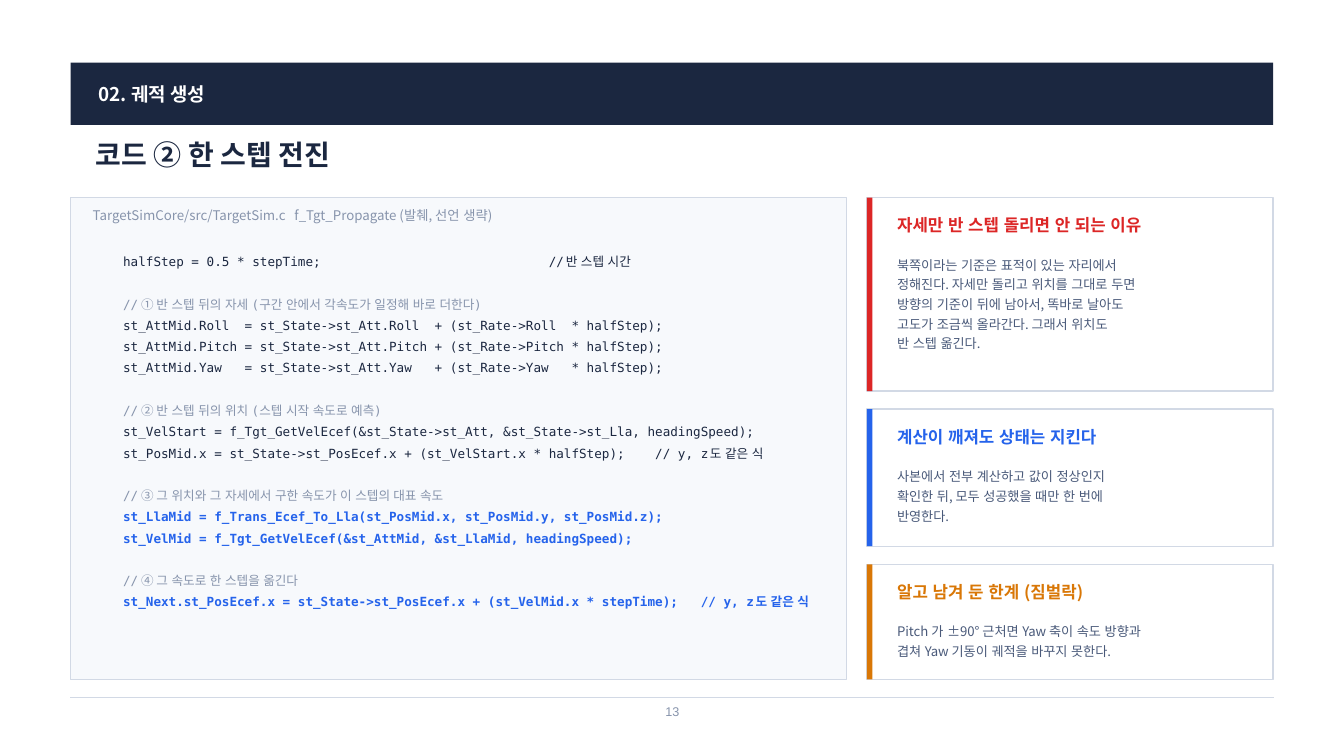
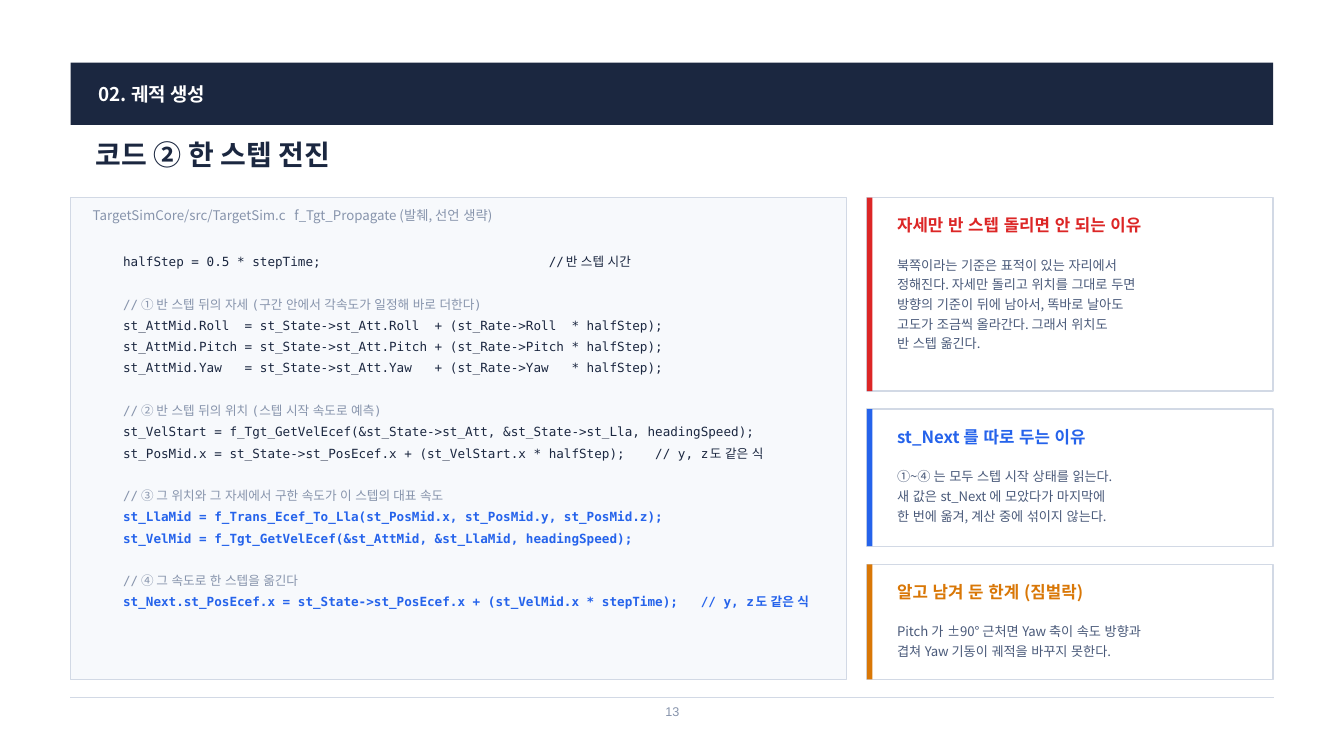
Before and after one commit to harley-hwan/radar-sw-study, a slide deck: slide 13 of Part3_TargetSim/ref/산출물/Chapter3_TargetSim.pptx. Drawn at 1344x756 pixels with LibreOffice and Linux fonts; fonts in the diff are those of the drawing. Boxes give left, top, right and bottom in pixels: in the first picture for what was removed or moved away, otherwise in the second. Text is boxed around its words. In the diff, an @@ line names an element or a change of style, - is before the commit and + after.

```diff
--- a/Part3_TargetSim/ref/산출물/Chapter3_TargetSim.pptx
+++ b/Part3_TargetSim/ref/산출물/Chapter3_TargetSim.pptx
@@ text at (x1=897, y1=426, x2=1086, y2=448): text changed @@
-계산이 깨져도 상태는 지킨다
+st_Next 를 따로 두는 이유
@@ text at (x1=897, y1=470, x2=1113, y2=523): text changed @@
-사본에서 전부 계산하고 값이 정상인지
-확인한 뒤, 모두 성공했을 때만 한 번에
-반영한다.
+①~④ 는 모두 스텝 시작 상태를 읽는다.
+새 값은 st_Next 에 모았다가 마지막에
+한 번에 옮겨, 계산 중에 섞이지 않는다.
```
Also in this commit, not shown: 5 other slides changed, 1 other file.
